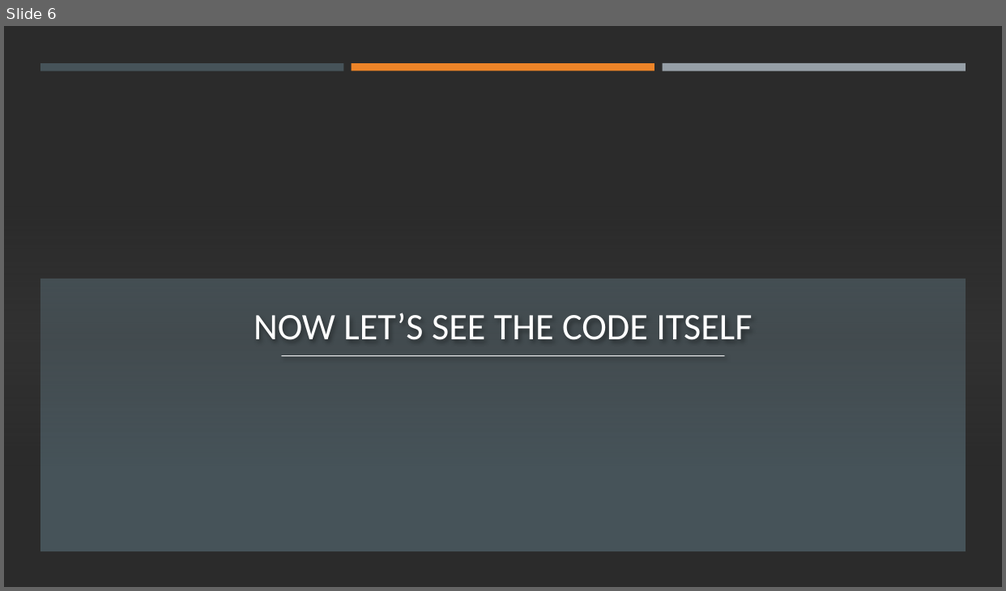
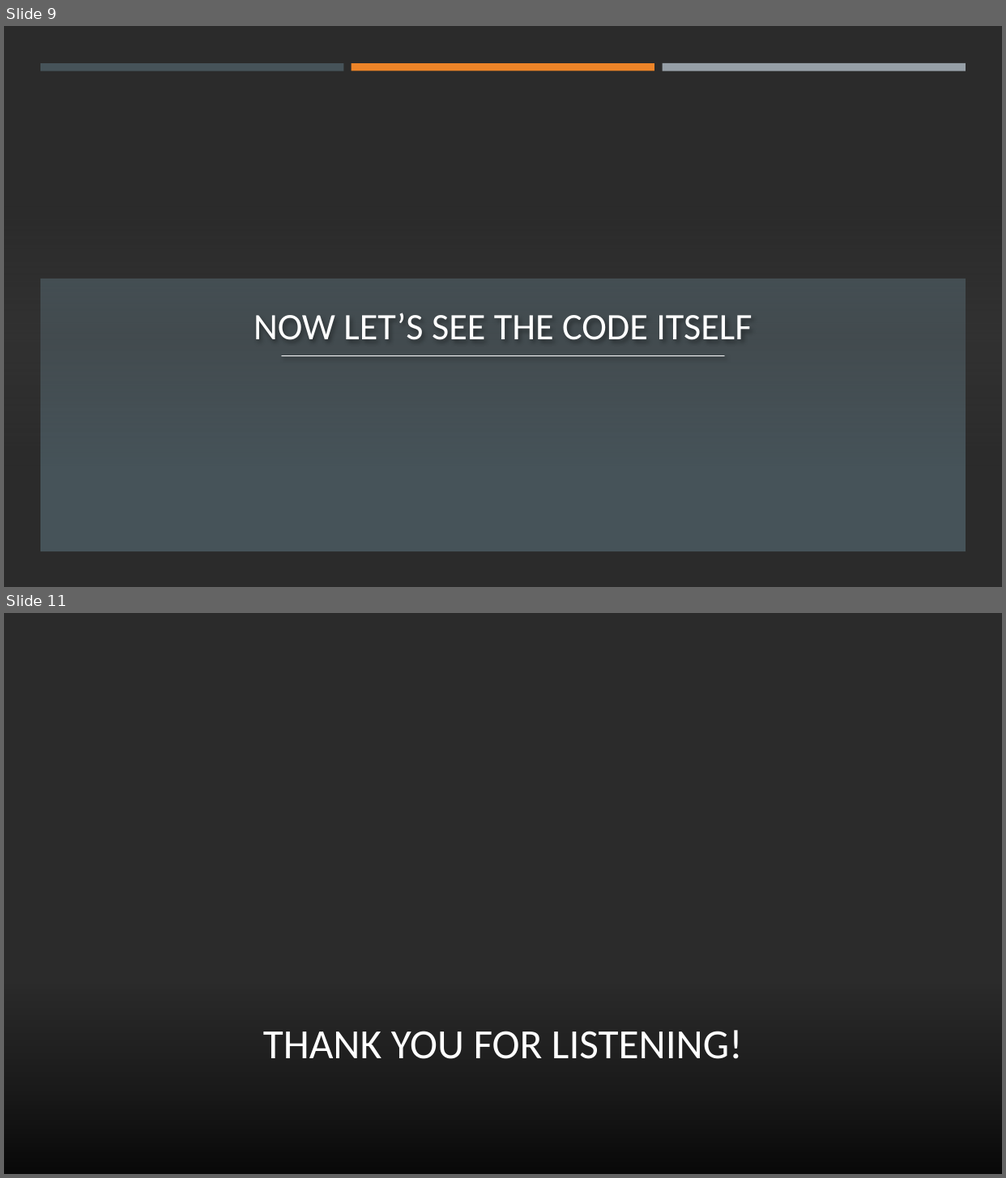
Before and after one commit to MajdHassoun/Automation_bootcamp, a slide deck: Final Project Part1/Automation Project Part 1 presentation.pptx. Shown one above the other, each under a label of ours: slide 6 before the commit, slides 9 and 11 after it; the slides between them are not shown. The pictures are 1006x591 and 1006x1178 pixels, drawn with LibreOffice and Linux fonts; fonts in the diff are those of the drawing; background and template pictures are left out; a plain dark background stands for a picture behind light text. Boxes give left, top, right and bottom in pixels: in the first picture for what was removed or moved away, otherwise in the second. Text is boxed around its words. In the diff, an @@ line names an element or a change of style, - is before the commit and + after.

```diff
--- a/Final Project Part1/Automation Project Part 1 presentation.pptx
+++ b/Final Project Part1/Automation Project Part 1 presentation.pptx
@@ slide 11 added at (4,613,1002,1174), background picture (left out) @@
@@ rectangle added at (4,613,1002,1174), fill #FFFFFF @@
@@ rectangle added at (4,983,1002,1174), fill gradient #000000 @@
@@ title added at (263,1030,743,1059), 40 pt, text #FFFFFF @@
+THANK YOU FOR LISTENING!
@@ what was slide 6 is now slide 9 @@
```
Also in this commit, not shown: 1 slide changed, 4 other slides added, 15 other files.
